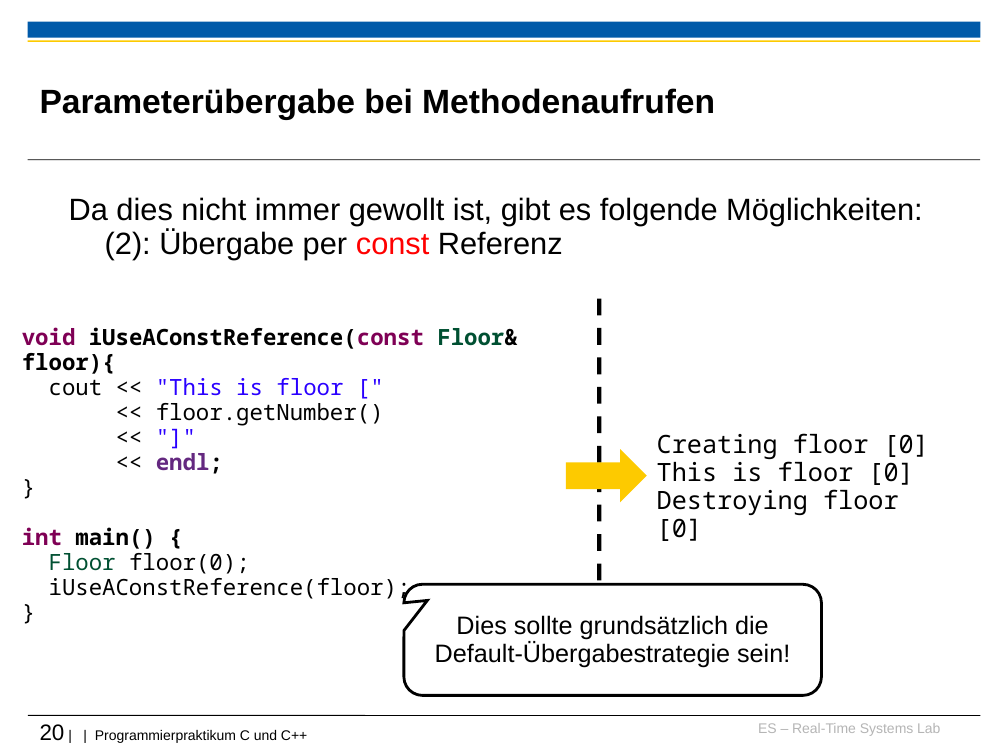
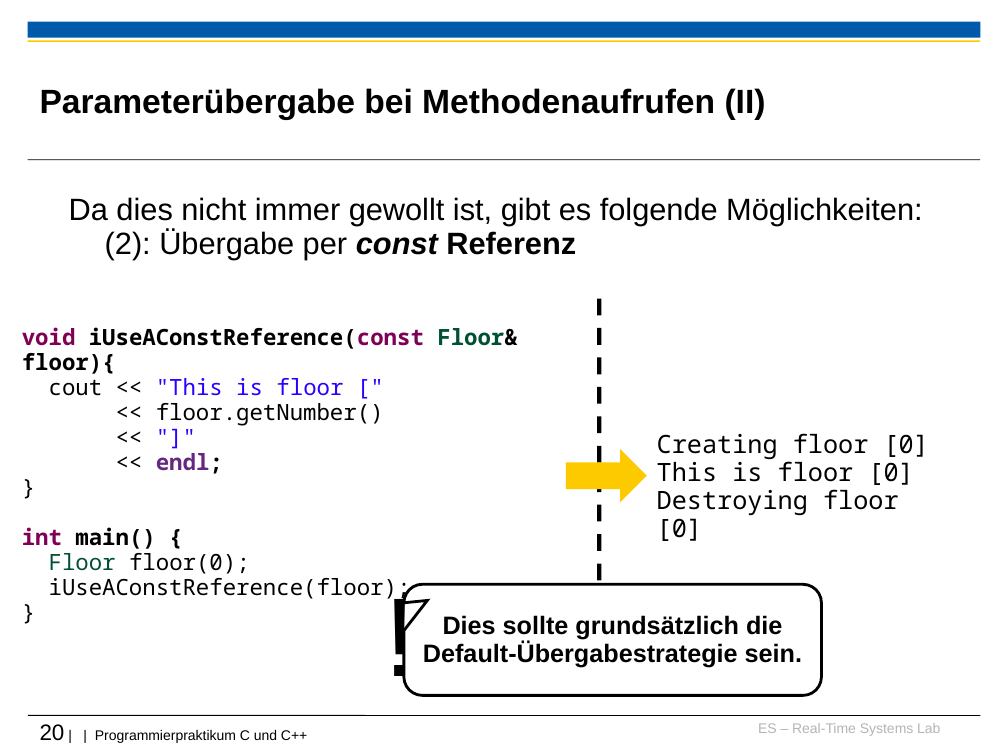
Before and after one commit to h82k/tud-cppp, a slide deck: slide 20 of Vorlesung/2 Speicherverwaltung_F36.ppt. Drawn at 1008x756 pixels with LibreOffice and Linux fonts; fonts in the diff are those of the drawing; background and template pictures are left out. Boxes give left, top, right and bottom in pixels: in the first picture for what was removed or moved away, otherwise in the second. Text is boxed around its words. In the diff, an @@ line names an element or a change of style, - is before the commit and + after.

```diff
--- a/Vorlesung/2 Speicherverwaltung_F36.ppt
+++ b/Vorlesung/2 Speicherverwaltung_F36.ppt
@@ title at (40,88,766,120): text changed @@
-Parameterübergabe bei Methodenaufrufen
+Parameterübergabe bei Methodenaufrufen (II)
@@ text at (105,230,576,260): text colour #FF0000 to #000000, italic on in "const"; bold on in "const Referenz" @@
@@ text added at (379,572,395,707), 80 pt, text #000000 @@
+!
@@ text in rounded speech box at (423,615,802,668): text changed; bold on @@
-Dies sollte grundsätzlich die Default-Übergabestrategie sein!
+Dies sollte grundsätzlich die Default-Übergabestrategie sein.
```
Also in this commit, not shown: 23 other slides changed.
